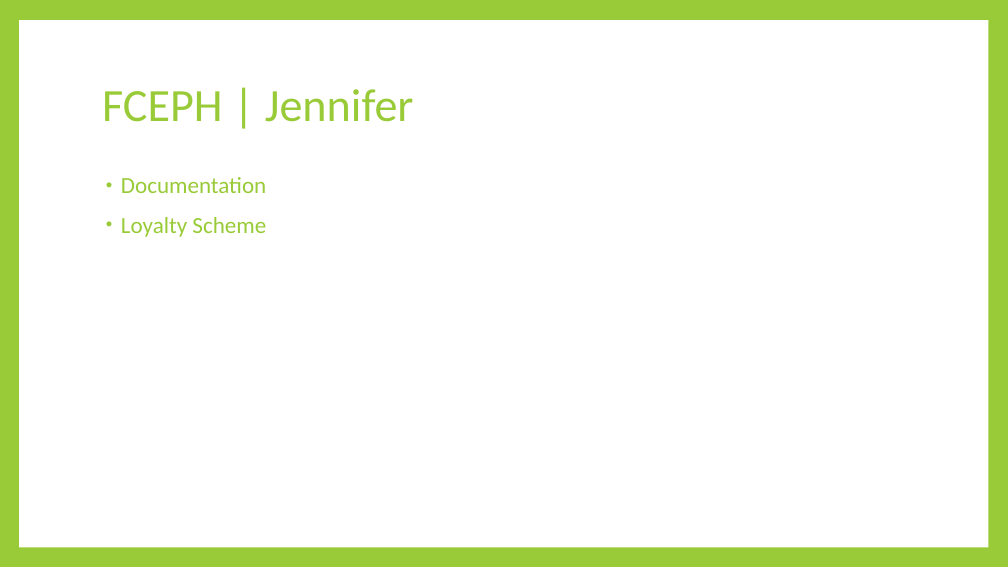
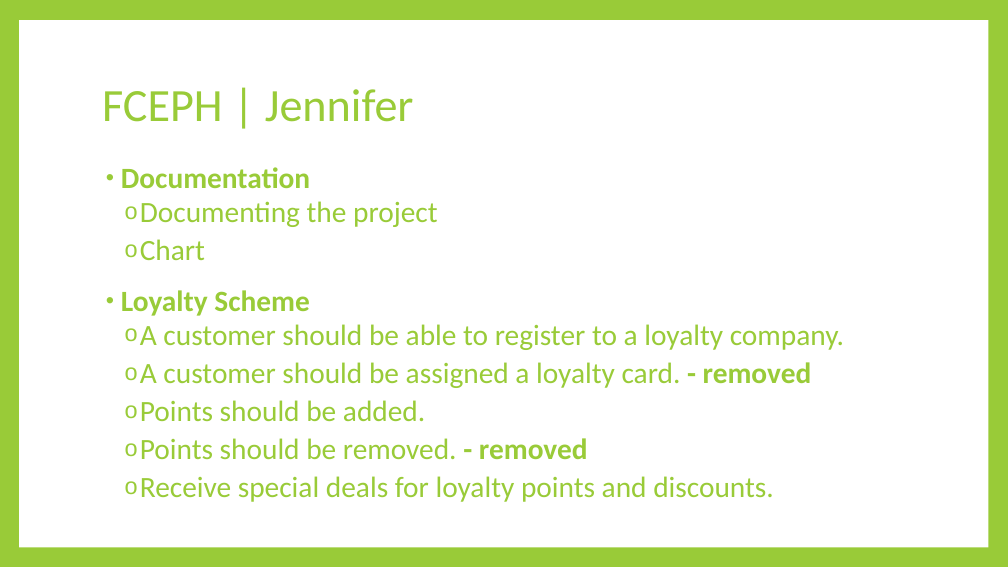
Before and after one commit to AKLBeast/AKLbeast-, a slide deck: slide 6 of Documentation/Group 3 -FCEPH Final.pptx (slide 7 before the commit). Drawn at 1008x567 pixels with LibreOffice and Linux fonts; fonts in the diff are those of the drawing. Boxes give left, top, right and bottom in pixels: in the first picture for what was removed or moved away, otherwise in the second. Text is boxed around its words. In the diff, an @@ line names an element or a change of style, - is before the commit and + after.

```diff
--- a/Documentation/Group 3 -FCEPH Final.pptx
+++ b/Documentation/Group 3 -FCEPH Final.pptx
@@ text "Documentation": place and size @@
-text "Documentation" at bbox=[121, 177, 266, 237]
+text "Documentation" at bbox=[121, 167, 844, 502]
@@ text at bbox=[121, 167, 310, 316]: size 22 to 28 pt, bold on in "Documentation", "Loyalty Scheme" @@
@@ text at bbox=[140, 201, 438, 260]: paragraphs added @@
+  o Documenting the project
+  o Chart
@@ text at bbox=[140, 324, 844, 502]: paragraphs added @@
+  o A customer should be able to register to a loyalty company.
+  o A customer should be assigned a loyalty card. - removed
+  o Points should be added.
+  o Points should be removed. - removed
+  o Receive special deals for loyalty points and discounts.
```
Also in this commit, not shown: 6 other slides changed, 1 slide added, 1 slide removed.
